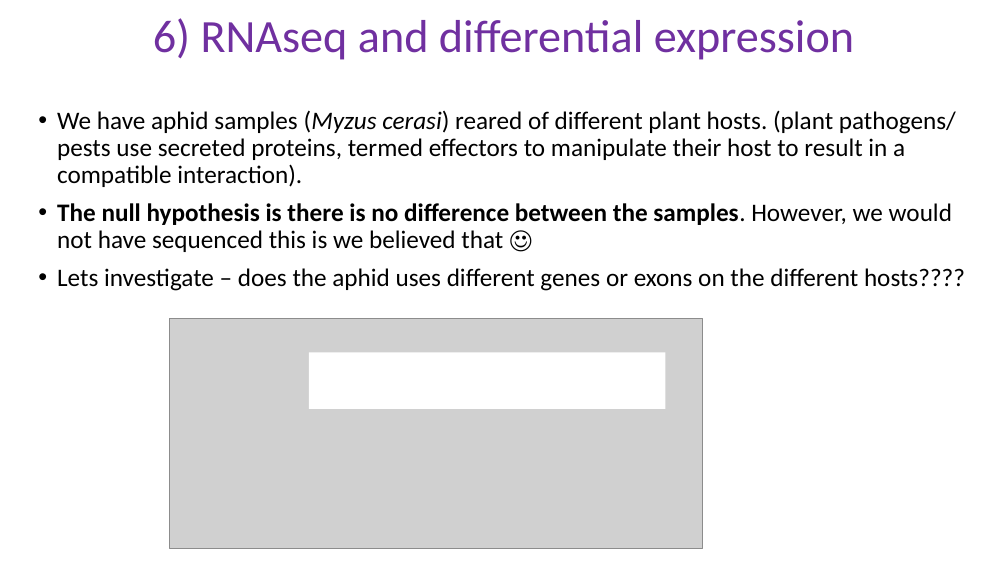
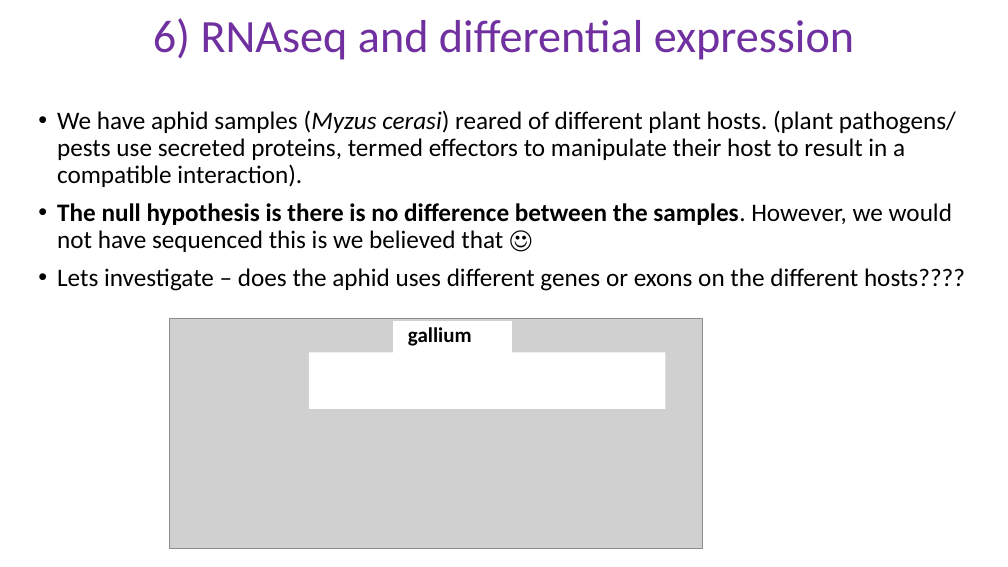
Before and after one commit to schlogl2017/RNAseq_workshop, a slide deck: slide 4 of powerpoint/6_RNAseq_DE.pptx. Drawn at 1008x567 pixels with LibreOffice and Linux fonts; fonts in the diff are those of the drawing; grey boxes stand for pictures. Boxes give left, top, right and bottom in pixels: in the first picture for what was removed or moved away, otherwise in the second. Text is boxed around its words. In the diff, an @@ line names an element or a change of style, - is before the commit and + after.

```diff
--- a/powerpoint/6_RNAseq_DE.pptx
+++ b/powerpoint/6_RNAseq_DE.pptx
@@ rectangle added at (393, 322, 512, 353), fill #FFFFFF, outline #FFFFFF 1 pt @@
@@ text added at (408, 327, 472, 346), 20 pt, text #000000, bold @@
+gallium
```
Also in this commit, not shown: 12 other slides changed, 1 slide added, 1 slide removed, 22 other files.
